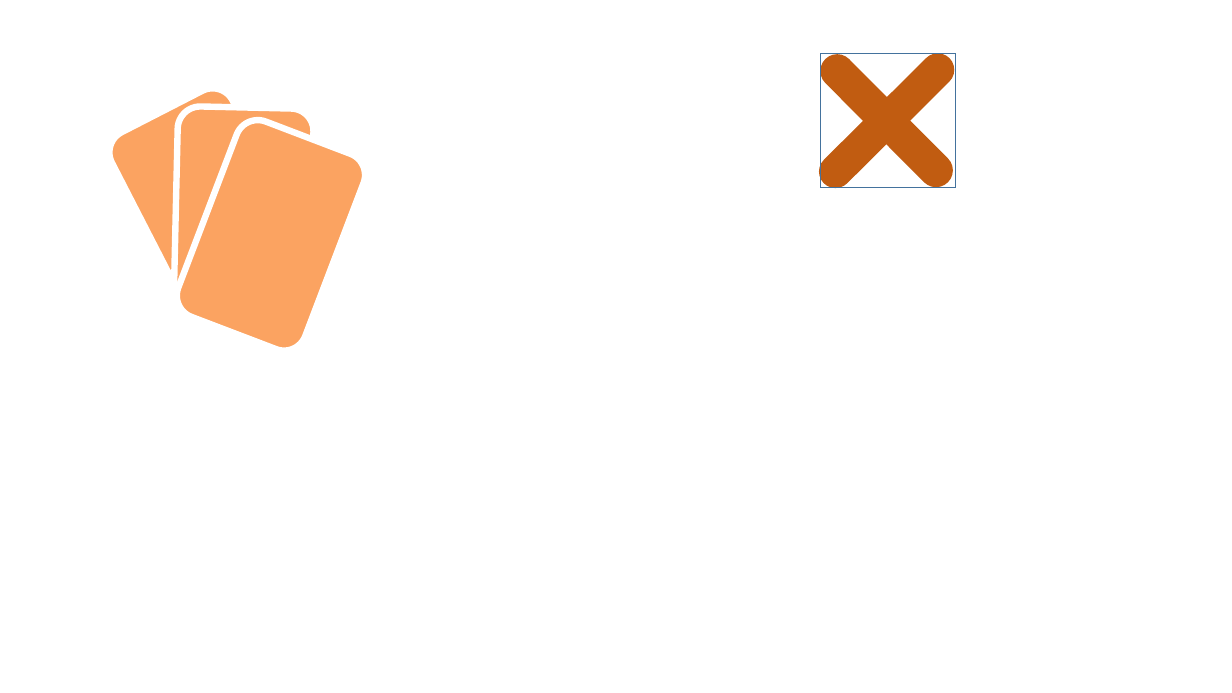
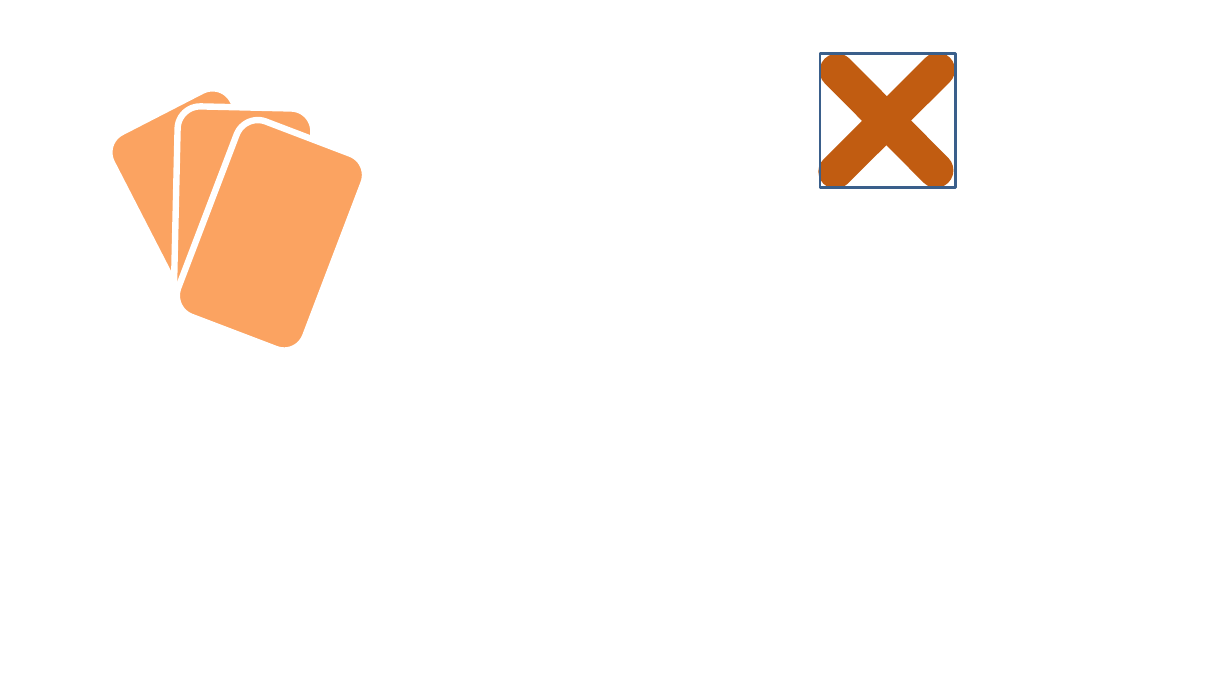
Before and after one commit to tsouche/setgame, a slide deck: slide 7 of client/Maquette et icones.pptx. Drawn at 1232x693 pixels with LibreOffice and Linux fonts; fonts in the diff are those of the drawing. Boxes give left, top, right and bottom in pixels: in the first picture for what was removed or moved away, otherwise in the second. Text is boxed around its words. In the diff, an @@ line names an element or a change of style, - is before the commit and + after.

```diff
--- a/client/Maquette et icones.pptx
+++ b/client/Maquette et icones.pptx
@@ rounded rectangle at box(813, 47, 960, 193): outline #C15C11 1 pt to #C15C11 2 pt @@
@@ rounded rectangle at box(814, 48, 959, 193): outline #C15C11 1 pt to #C15C11 2 pt @@
@@ rectangle at box(821, 54, 957, 188): outline #43739E 1 pt to #3A5F8C 2 pt @@
```
Also in this commit, not shown: 6 other slides changed, 1 other file.
